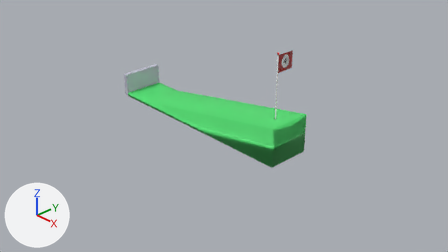
The Blender file Grafik/bane4.blend as it was, and as the next commit left it.
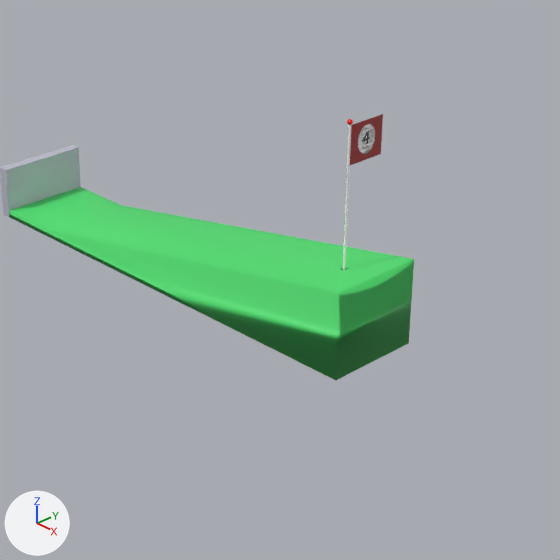
There are two pictures of each version: one from the file's camera 'Camera', one close up on the part from 28% to 83% of the width and 0% to 98% of the height. The lights are fixed; the arrows at lower left show +X, +Y and +Z.
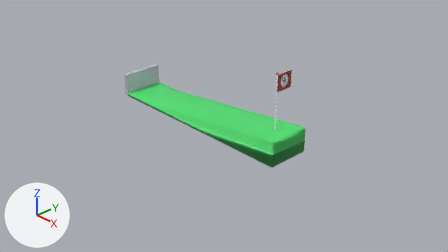
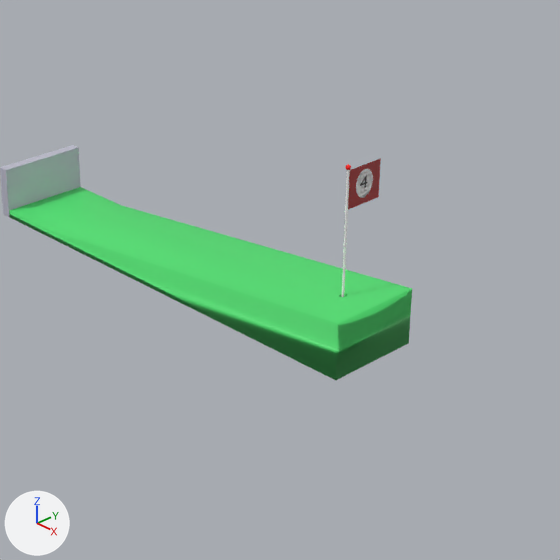
Location of each change, (x1, y1, x2, y2) in pixels of the close-ups (560 x 560 px; the box of a moved part takes in the faces that stretch with it):
'bane', reshaped
    before: (9, 187, 414, 380)
    after: (9, 187, 412, 380)
'Cube.001', mesh moved
    before: (350, 114, 383, 165)
    after: (348, 158, 381, 209)
'Circle.003', mesh moved
    before: (358, 124, 375, 154)
    after: (356, 169, 373, 198)
part 1 of me_cube_003, moved or reshaped
    before: (124, 206, 414, 356)
    after: (124, 206, 412, 356)
part 2 of me_cube_003, moved or reshaped (not visible before)
    after: (339, 294, 347, 297)

The change in detail:
me_cube_003 has 76 vertices, 44 faces and spans x -0.6..0.49, y -0.5..0.5, z -0.5..9.45.
me_cube_003 is used by ob_bane; location (-0.23, 0.0, -0.082); scale (3.63, 0.8, 0.07).
me_cube_003 part 1: all 2 vertices in x 0.49, y -0.5..0.5, z 9.45 are moved by (0.0, 0.0, -3.42).
me_cube_003 part 2: all 32 vertices in x 0.4..0.41, y -0.04..0.04, z 8.52..8.67 are moved by (0.0, 0.0, -3.08).
me_circle_007 has 96 vertices, 52 faces and spans x -0.09..0.09, y -0.09..0.09, z -0.001..0.001.
me_circle_007 is used by ob_circle_003; location (1.245, 0.18, 1.473); rotation (0.0, 1.571, 0.0), in degrees (0, 90, 0); scale (1.21, 1.0, 1.0).
me_circle_007 part 3: the whole mesh is moved by (0.276, 0.0, 0.0).
me_cube has 8 vertices, 6 faces and spans x -0.15..0.15, y -0.15..0.15, z -0.15..0.15.
me_cube is used by ob_cube_001; location (1.245, 0.175, 1.467); scale (0.0, 1.13, 1.0).
me_cube part 4: the whole mesh is moved by (0.0, 0.0, -0.334).
